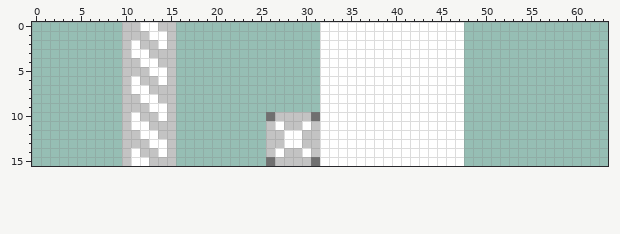
Edited in one commit: pixel-art file (RoomForLiving/Assets/Images/Walls.aseprite). The picture above was drawn from the file before the commit.
64x16 pixels, 1 frame.
Once edited:
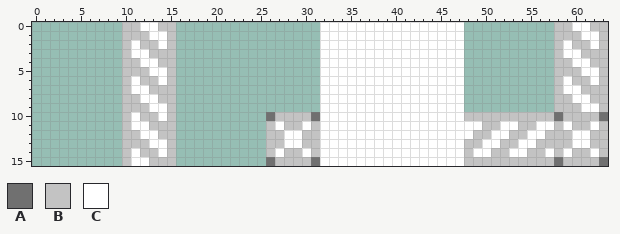
Palette (. is transparent): A #707070  B #c3c3c3  C #ffffff
Difference:
The author put colour A in row 10 at x 58 and 63; in row 15 at x 58 and 63.
The author put colour B in row 0 at x 58 to 59 and 62 to 63; in row 1 at x 58 to 60 and 63; in row 2 at x 58, 60 to 61 and 63; in row 3 at x 58 and 61 to 63; in row 4 at x 58 to 59 and 62 to 63; in row 5 at x 58 to 60 and 63.
The author put colour B in row 6 at x 58, 60 to 61 and 63; in row 7 at x 58 and 61 to 63; in row 8 at x 58 to 59 and 62 to 63; in row 9 at x 58 to 60 and 63; in row 10 at x 48 to 57 and 59 to 62; in row 11 at x 50 to 51, 54 to 55, 58, 60 to 61 and 63.
The author put colour B in row 12 at x 49 to 50, 53 to 54, 57 to 59 and 62 to 63; in row 13 at x 48 to 49, 52 to 53, 56 to 59 and 62 to 63; in row 14 at x 48, 51 to 52, 55 to 56, 58, 60 to 61 and 63; in row 15 at x 48 to 57 and 59 to 62.
The author put colour C in row 0 at x 60 to 61; in row 1 at x 61 to 62; in row 2 at x 59 and 62; in row 3 at x 59 to 60; in row 4 at x 60 to 61; in row 5 at x 61 to 62.
The author put colour C in row 6 at x 59 and 62; in row 7 at x 59 to 60; in row 8 at x 60 to 61; in row 9 at x 61 to 62; in row 11 at x 48 to 49, 52 to 53, 56 to 57, 59 and 62; in row 12 at x 48, 51 to 52, 55 to 56 and 60 to 61.
The author put colour C in row 13 at x 50 to 51, 54 to 55 and 60 to 61; in row 14 at x 49 to 50, 53 to 54, 57, 59 and 62.
Changed places in both pictures, as pixel boxes (x1, y1, x2, y2):
added: (464, 22, 608, 166)
